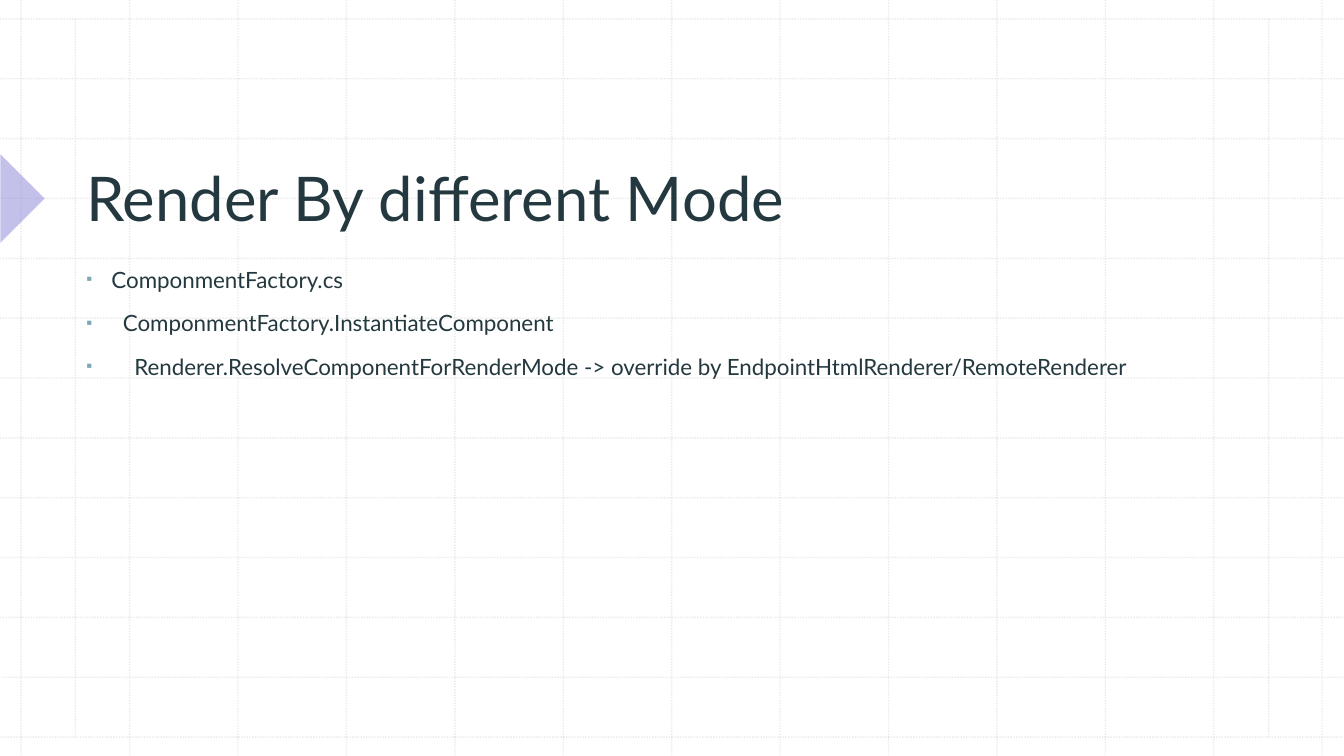
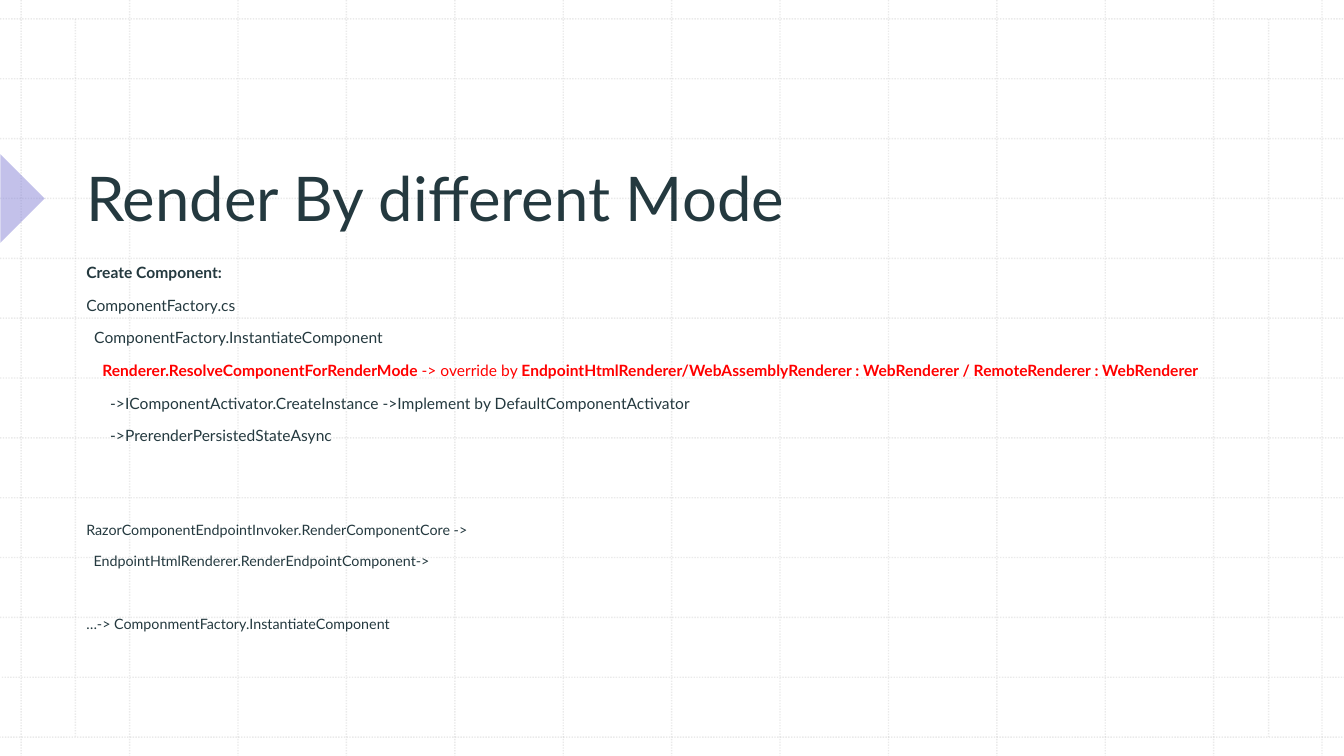
Before and after one commit to xccu/NetCore-Demo, a slide deck: slide 16 of Blazor in .net 8.pptx (slide 13 before the commit). Drawn at 1344x756 pixels with LibreOffice and Linux fonts; fonts in the diff are those of the drawing. Boxes give left, top, right and bottom in pixels: in the first picture for what was removed or moved away, otherwise in the second. Text is boxed around its words. In the diff, an @@ line names an element or a change of style, - is before the commit and + after.

```diff
--- a/Blazor in .net 8.pptx
+++ b/Blazor in .net 8.pptx
@@ text at <box>86,266,1198,632</box>: text changed; size 16 to 11.1 pt @@
-▪ ComponmentFactory.cs
-▪ ComponmentFactory.InstantiateComponent
-▪ Renderer.ResolveComponentForRenderMode -> override by EndpointHtmlRenderer/RemoteRenderer
+Create Component:
+ComponentFactory.cs
+ComponentFactory.InstantiateComponent
+Renderer.ResolveComponentForRenderMode -> override by EndpointHtmlRenderer/WebAssemblyRenderer : WebRenderer / RemoteRenderer : WebRenderer
+->IComponentActivator.CreateInstance ->Implement by DefaultComponentActivator
+->PrerenderPersistedStateAsync
+RazorComponentEndpointInvoker.RenderComponentCore ->
+EndpointHtmlRenderer.RenderEndpointComponent->
+…-> ComponmentFactory.InstantiateComponent
```
Also in this commit, not shown: 2 other slides changed, 4 slides added, 3 other files.
